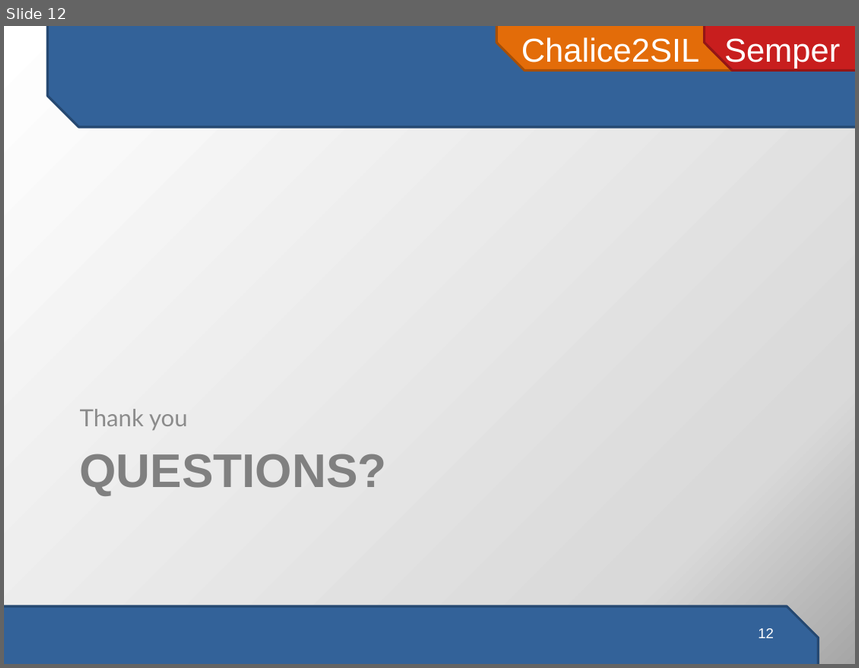
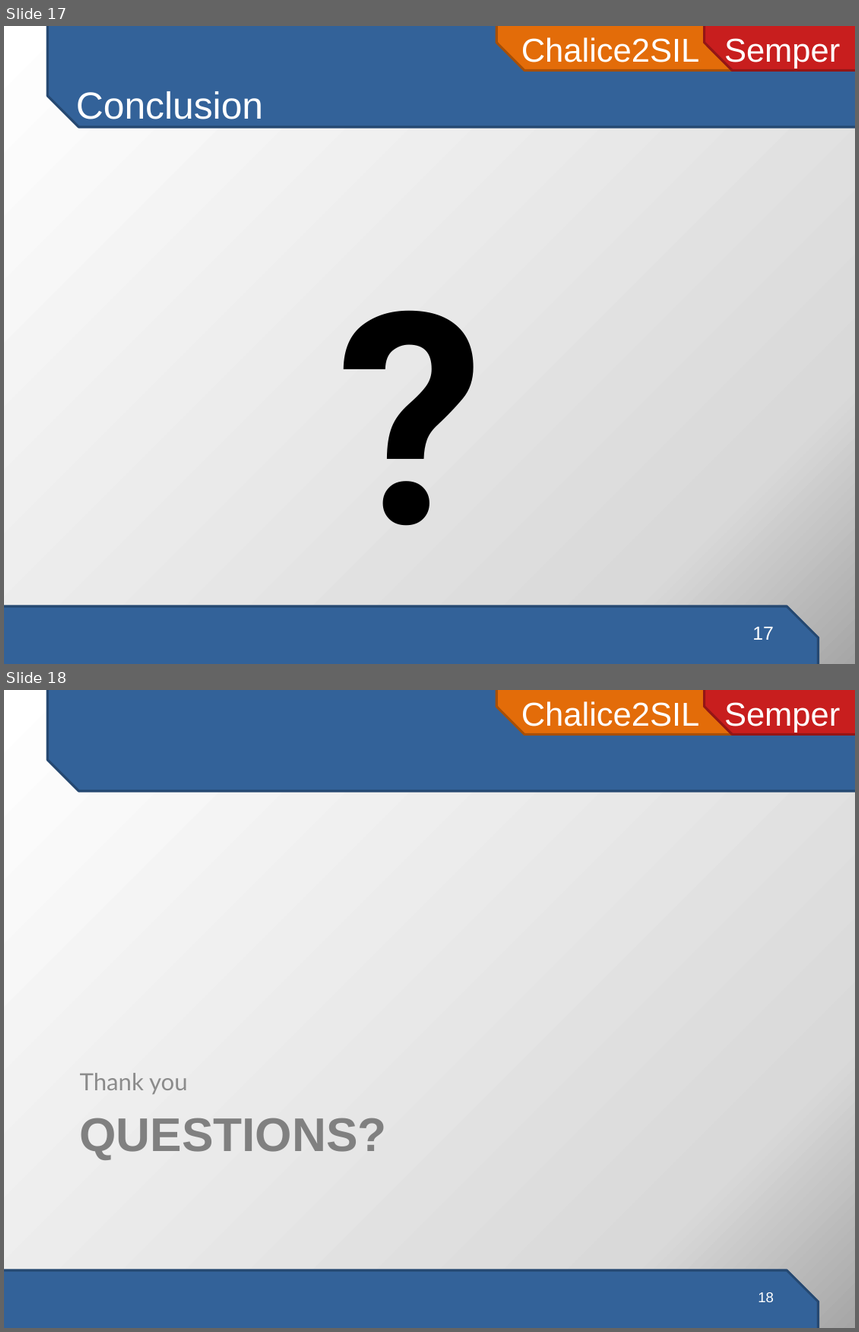
Before and after one commit to viperproject/chalice2silver, a slide deck: chalice2sil/doc/presentation/chalice2sil-presentation.pptx. Shown one above the other, each under a label of ours: slide 12 before the commit, slides 17 and 18 after it. The pictures are 859x668 and 859x1332 pixels, drawn with LibreOffice and Linux fonts; fonts in the diff are those of the drawing. Boxes give left, top, right and bottom in pixels: in the first picture for what was removed or moved away, otherwise in the second. Text is boxed around its words. In the diff, an @@ line names an element or a change of style, - is before the commit and + after.

```diff
--- a/chalice2sil/doc/presentation/chalice2sil-presentation.pptx
+++ b/chalice2sil/doc/presentation/chalice2sil-presentation.pptx
@@ slide 17 added at [4, 26, 855, 664], background gradient #FFFFFF to #D9D9D9 to #A6A6A6; not listed: 4 template elements that a slide beside it also shows @@
@@ title added at [76, 91, 263, 127], 32 pt, text #FFFFFF @@
+Conclusion
@@ text added at [329, 224, 604, 591], 250 pt, text #000000, bold @@
+?
@@ page number added at [753, 627, 774, 640], 16 pt, text #FFFFFF @@
+17
@@ what was slide 12 is now slide 18 @@
@@ page number at [758, 1293, 774, 1303]: text changed @@
-12
+18
```
Also in this commit, not shown: 2 slides changed, 11 other slides added, 1 other file.
